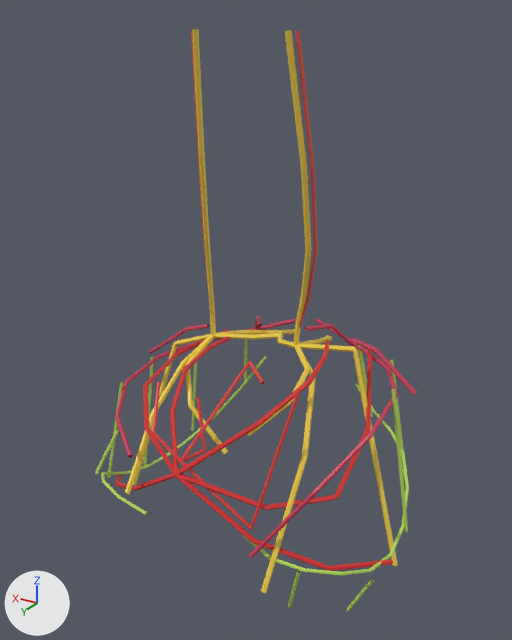
Two versions of the glTF model models/anatomyverse-diasupply.glb, one commit apart.
Both versions are drawn from a camera (50 mm lens) standing at (-0.254, 0.404, 0.064) and looking at (-0.001, -0.017, -0.147). The lights are fixed; the arrows at lower left show +X, +Y and +Z. The first picture is the older version. Where no turn or scale is listed for an object, it has been applied to the vertices.

The scene before the commit, as lines of its bpy script (objects in view):
```python
me_musculophrenic_a = bpy.data.meshes.new('musculophrenic_a')
me_musculophrenic_a.from_pydata(...)  # 1656 vertices, 3240 faces; spans x -0.122..0.122, y -0.093..0.093, z -0.064..0.064
me_musculophrenic_a.materials.append(mat_musculophrenic_a)  # red #c83a5a
me_pericardiophrenic_a = bpy.data.meshes.new('pericardiophrenic_a')
me_pericardiophrenic_a.from_pydata(...)  # 924 vertices, 1824 faces; spans x -0.054..0.054, y -0.025..0.025, z -0.117..0.117
me_pericardiophrenic_a.materials.append(mat_pericardiophrenic_a)  # red #e8584f
me_phrenic_nerve_dia = bpy.data.meshes.new('phrenic_nerve_dia')
me_phrenic_nerve_dia.from_pydata(...)  # 3432 vertices, 6720 faces; spans x -0.124..0.124, y -0.098..0.098, z -0.195..0.195
me_phrenic_nerve_dia.materials.append(mat_phrenic_nerve_dia)  # yellow #f0cf45
ob_musculophrenic_a = bpy.data.objects.new('musculophrenic_a', me_musculophrenic_a)
ob_musculophrenic_a.location = (-0.0012, -0.0174, -0.2239)
ob_pericardiophrenic_a = bpy.data.objects.new('pericardiophrenic_a', me_pericardiophrenic_a)
ob_pericardiophrenic_a.location = (0.0084, -0.0268, -0.0613)
ob_phrenic_nerve_dia = bpy.data.objects.new('phrenic_nerve_dia', me_phrenic_nerve_dia)
ob_phrenic_nerve_dia.location = (-0.0003, -0.018, -0.1398)
# also in view: 'lower_intercostal_n' at (-0.001, -0.019, -0.261); 'inferior_phrenic_a' at (-0.002, -0.011, -0.245); 'superior_phrenic_a' at (-0.001, 0.028, -0.225)
```
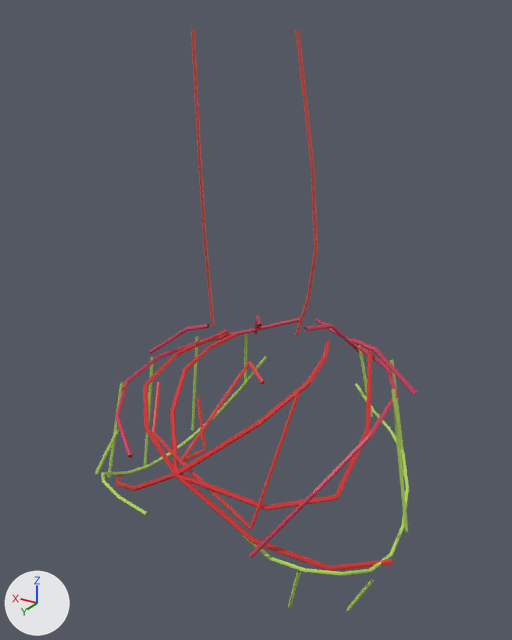
Pixel boxes [x1, y1, x2, y2] of what changed, in the pictures (512 x 640 px):
'phrenic_nerve_dia', deleted
    before: [125, 29, 398, 593]

What the commit changed:
Object 'phrenic_nerve_dia' (ob_phrenic_nerve_dia) is deleted.
